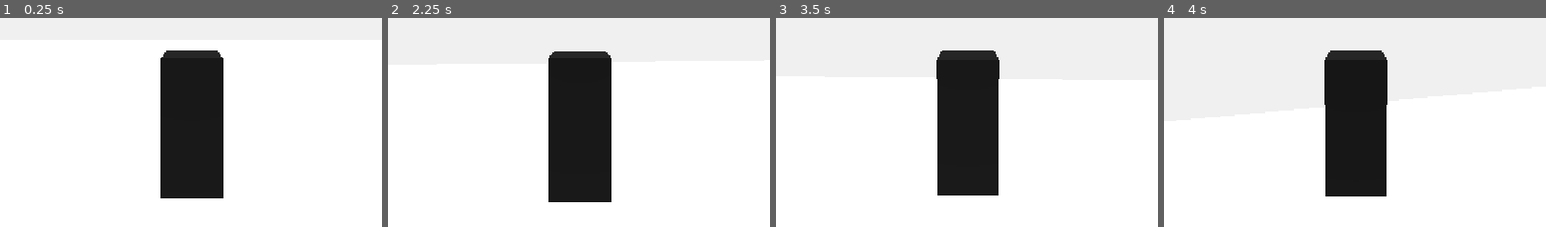
Above: before the commit, frames 1-4 (left to right).
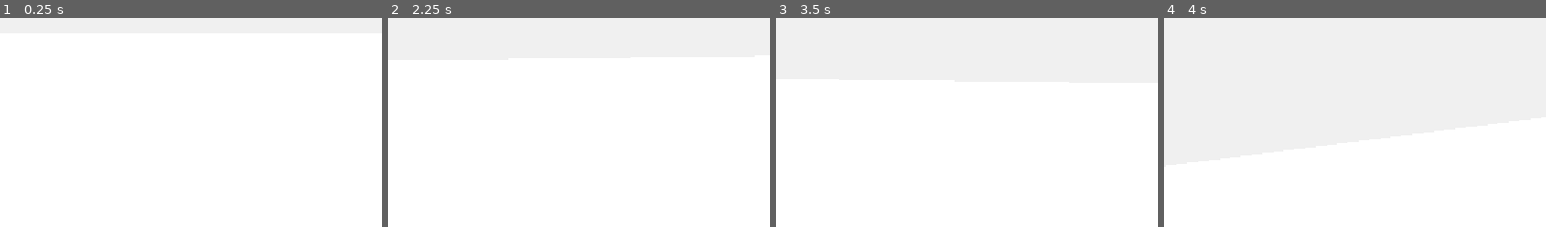
Above: after the commit, the same moments.

Repository: Veilen1/Deadline
Game: Godot game, scene res://scenes/main.tscn
Same seed, same stepped clock (60 frames per second), same inputs: the game is played once before the commit and once after it.
Inputs (mouse positions are % of the whole screen's width and height, from its top left):
- Up to frame 1 (0.25 s): no input
- Up to frame 2 (2.25 s): tap Enter at 0.5 s; move the mouse to (55, 48) at 0.52 s; hold W (move_forward) from 0.53 s (still down); click (55, 48) at 0.6 s; tap Space at 1.25 s; move the mouse to (45, 49) at 1.27 s; click (45, 49) at 1.35 s; move the mouse to (52, 47) at 2.02 s; click (52, 47) at 2.1 s
- Up to frame 3 (3.5 s): keep holding W (move_forward); tap Enter at 2.75 s; move the mouse to (49, 50) at 2.77 s; click (49, 50) at 2.85 s
- Up to frame 4 (4 s): keep holding W (move_forward); tap Space at 3.5 s; move the mouse to (57, 50) at 3.52 s; click (57, 50) at 3.6 s
The pictures show only the part of the screen within x 25-75%, y 50-100%; the shares and areas given below are measured in that part.

The runs differ from the first frame. In frame 1, 12% of the frame differs, in the area x 42-59%, y 15-87%; in frame 2, 12%, in the area x 42-59%, y 15-89%; in frame 3, 11%; in frame 4, 11%.

Commit message:
feat(player): cámara en primera persona

Diff:
--- a/scenes/actors/player/player.gd
+++ b/scenes/actors/player/player.gd
@@ -9,14 +9,14 @@
 @export var camera_height: float = 1.5
 @export var camera_pitch_limit_deg: float = 80.0
 
-@onready var spring_arm: SpringArm3D = $SpringArm3D
-@onready var camera: Camera3D = $SpringArm3D/Camera3D
-@onready var shoot_origin: Marker3D = $ShootOrigin
+@onready var camera: Camera3D = $Camera3D
+@onready var shoot_origin: Marker3D = $Camera3D/ShootOrigin
 
 
 func _ready() -> void:
 	Input.mouse_mode = Input.MOUSE_MODE_CAPTURED
-	spring_arm.position.y = camera_height
+	camera.position.y = camera_height
+	# TODO: Fase 1.3 — viewmodel/brazos en primera persona (el mesh del cuerpo está oculto).
 
 
 func _unhandled_input(event: InputEvent) -> void:
@@ -28,11 +28,11 @@
 		return
 
 	if event is InputEventMouseMotion:
-		# Yaw sobre el cuerpo; pitch sobre el brazo de cámara.
+		# Yaw sobre el cuerpo; pitch sobre la cámara (primera persona).
 		rotate_y(-event.relative.x * mouse_sensitivity)
 		var pitch_limit: float = deg_to_rad(camera_pitch_limit_deg)
-		spring_arm.rotation.x = clampf(
-			spring_arm.rotation.x - event.relative.y * mouse_sensitivity,
+		camera.rotation.x = clampf(
+			camera.rotation.x - event.relative.y * mouse_sensitivity,
 			-pitch_limit,
 			pitch_limit
 		)
@@ -45,8 +45,8 @@
 		"move_left", "move_right", "move_forward", "move_back"
 	)
 
-	var camera_basis: Basis = camera.global_basis
-	var direction: Vector3 = camera_basis.x * input_vector.x + camera_basis.z * input_vector.y
+	var body_basis: Basis = global_basis
+	var direction: Vector3 = body_basis.x * input_vector.x + body_basis.z * input_vector.y
 	direction.y = 0.0
 	if direction.length_squared() > 0.0:
 		direction = direction.normalized()
--- a/scenes/actors/player/player.tscn
+++ b/scenes/actors/player/player.tscn
@@ -17,18 +17,18 @@
 script = ExtResource("1_player")
 
 [node name="CollisionShape3D" type="CollisionShape3D" parent="."]
+transform = Transform3D(1, 0, 0, 0, 1, 0, 0, 0, 1, 0, 0.9, 0)
 shape = SubResource("CapsuleShape3D_body")
 
 [node name="MeshInstance3D" type="MeshInstance3D" parent="."]
+transform = Transform3D(1, 0, 0, 0, 1, 0, 0, 0, 1, 0, 0.9, 0)
+visible = false
 mesh = SubResource("BoxMesh_body")
 surface_material_override/0 = SubResource("StandardMaterial3D_black")
 
-[node name="SpringArm3D" type="SpringArm3D" parent="."]
+[node name="Camera3D" type="Camera3D" parent="."]
 transform = Transform3D(1, 0, 0, 0, 1, 0, 0, 0, 1, 0, 1.5, 0)
-spring_length = 4.0
-
-[node name="Camera3D" type="Camera3D" parent="SpringArm3D"]
 current = true
 
-[node name="ShootOrigin" type="Marker3D" parent="."]
-transform = Transform3D(1, 0, 0, 0, 1, 0, 0, 0, 1, 0, 0.5, -0.6)
+[node name="ShootOrigin" type="Marker3D" parent="Camera3D"]
+transform = Transform3D(1, 0, 0, 0, 1, 0, 0, 0, 1, 0, 0, -0.5)
--- a/scenes/main.tscn
+++ b/scenes/main.tscn
@@ -8,7 +8,7 @@
 script = ExtResource("1_main")
 
 [node name="Player" parent="." instance=ExtResource("2_player")]
-transform = Transform3D(1, 0, 0, 0, 1, 0, 0, 0, 1, 0, 1, 0)
+transform = Transform3D(1, 0, 0, 0, 1, 0, 0, 0, 1, 0, 0, 0)
 
 [node name="Zone01" parent="." instance=ExtResource("3_zone")]
 
